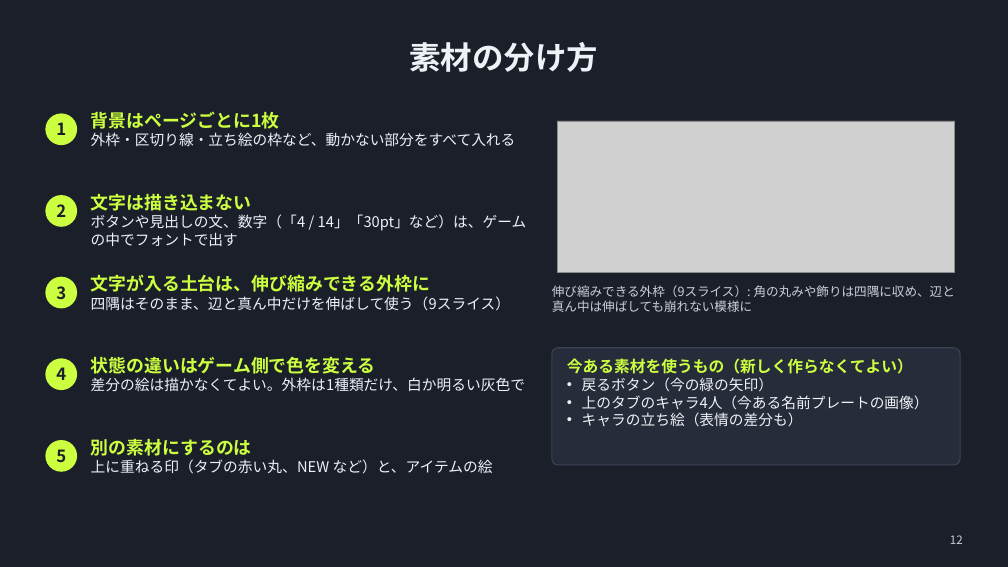
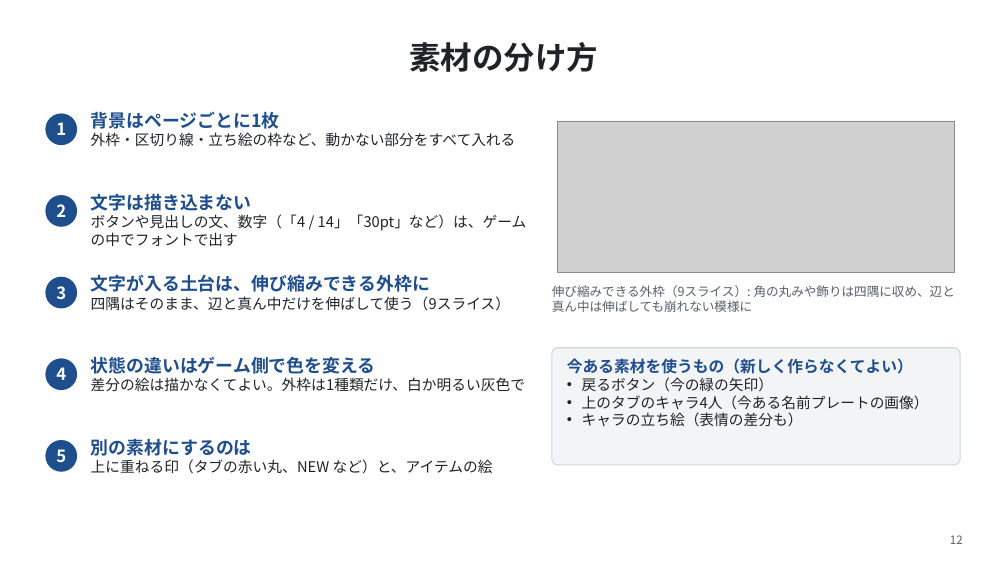
Before and after one commit to NEKOMARU23/SchoolGameJam2026, a slide deck: slide 12 of Docs/資料画面のデザイン相談.pptx. Drawn at 1008x567 pixels with LibreOffice and Linux fonts; fonts in the diff are those of the drawing; grey boxes stand for pictures. Boxes give left, top, right and bottom in pixels: in the first picture for what was removed or moved away, otherwise in the second. Text is boxed around its words. In the diff, an @@ line names an element or a change of style, - is before the commit and + after.

```diff
--- a/Docs/資料画面のデザイン相談.pptx
+++ b/Docs/資料画面のデザイン相談.pptx
@@ background #1B1F2A to #FFFFFF @@
@@ title "素材の分け方" at bbox=[409, 42, 598, 72]: text colour #EEF1F6 to #1F2328 @@
@@ text "背景はページごとに1枚" at bbox=[91, 111, 516, 146]: text colour #CCFF40 to #1F4E8C in "背景はページごとに1枚"; text colour #EEF1F6 to #1F2328 in "外枠・区切り線・立ち絵の枠など、動かない部分をすべて入れる" @@
@@ text "文字は描き込まない" at bbox=[91, 194, 527, 246]: text colour #CCFF40 to #1F4E8C in "文字は描き込まない"; text colour #EEF1F6 to #1F2328 in "ボタンや見出しの文、数字（「4 / 14」「30pt」など）は、ゲームの中でフォントで出す" @@
@@ text "文字が入る土台は、伸び縮みできる外枠に" at bbox=[91, 274, 510, 311]: text colour #CCFF40 to #1F4E8C in "文字が入る土台は、伸び縮みできる外枠に"; text colour #EEF1F6 to #1F2328 in "四隅はそのまま、辺と真ん中だけを伸ばして使う（9スライス）" @@
@@ text "伸び縮みできる外枠（9スライス）: 角の丸みや飾りは四隅に収め、辺と真ん中は伸ばしても崩れない模様に" at bbox=[552, 285, 955, 312]: text colour #C9CFDA to #57606A @@
@@ text "状態の違いはゲーム側で色を変える" at bbox=[91, 356, 525, 391]: text colour #CCFF40 to #1F4E8C in "状態の違いはゲーム側で色を変える"; text colour #EEF1F6 to #1F2328 in "差分の絵は描かなくてよい。外枠は1種類だけ、白か明るい灰色で" @@
@@ rounded rectangle at bbox=[552, 348, 960, 465]: fill #262C3A to #F3F4F6; outline #3A4254 1 pt to #D0D7DE 1 pt @@
@@ text "今ある素材を使うもの（新しく作らなくてよい）" at bbox=[567, 358, 929, 426]: text colour #CCFF40 to #1F4E8C in "今ある素材を使うもの（新しく作らなくてよい）"; text colour #EEF1F6 to #1F2328 in "戻るボタン（今の緑の矢印）", "上のタブのキャラ4人（今ある名前プレートの画像）", "キャラの立ち絵（表情の差分も）" @@
@@ text colour #1B1F2A to #FFFFFF in 5 elements at bbox=[56, 122, 66, 135], bbox=[56, 204, 66, 217], bbox=[56, 286, 66, 299], bbox=[56, 367, 66, 380], bbox=[56, 449, 66, 463] @@
@@ fill #CCFF40 to #1F4E8C in 5 elements at bbox=[45, 113, 77, 145], bbox=[45, 195, 77, 227], bbox=[45, 277, 77, 309], bbox=[45, 358, 77, 390], bbox=[45, 440, 77, 472] @@
@@ text "別の素材にするのは" at bbox=[91, 438, 493, 474]: text colour #CCFF40 to #1F4E8C in "別の素材にするのは"; text colour #EEF1F6 to #1F2328 in "上に重ねる印（タブの赤い丸、NEW など）と、アイテムの絵" @@
@@ page number at bbox=[950, 535, 963, 544]: text colour #C9CFDA to #57606A @@
```
Also in this commit, not shown: 15 other slides changed, 20 other files.
